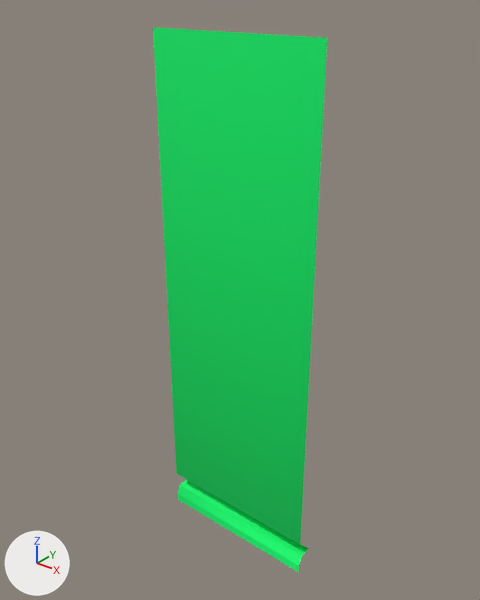
Two versions of the FBX model Project Peter's Band UE4/Content/BaseModels/3x9m_straightwall.FBX, one commit apart.
One viewpoint serves both versions: a camera (50 mm lens) standing at (6.09, -7.59, 5.16) and looking at (-0.1, 0.15, 0.36). The lights are fixed; the arrows at lower left show +X, +Y and +Z.

Names of what the first picture shows: '3x9m_Straight'.
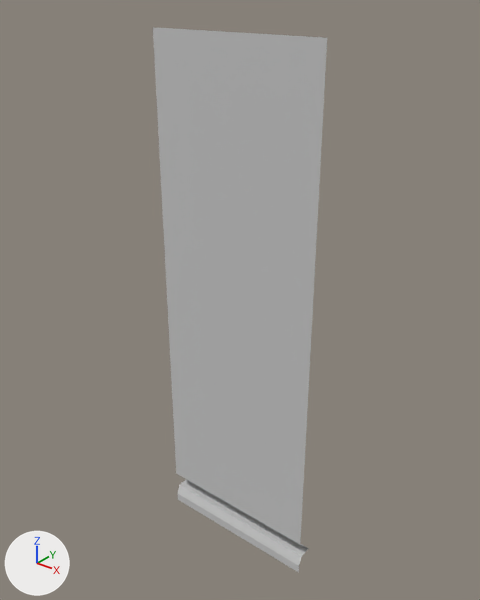
Pixel boxes [x1, y1, x2, y2] of what changed, in the pictures (480 x 600 px):
'3x9m_Straight', recoloured, shading changed (green to grey): [153, 27, 327, 572] in both

The change, as a diff of the scene's bpy script:
```diff
--- a/Project Peter's Band UE4/Content/BaseModels/3x9m_straightwall.FBX.py
+++ b/Project Peter's Band UE4/Content/BaseModels/3x9m_straightwall.FBX.py
@@ mat_done @@
 mat_done = principled_material('Done')
-mat_done.base_color = (0.0, 1.0, 0.165)  # green #00ff71
+mat_done.base_color = (0.588, 0.588, 0.588)  # light grey #cacaca
 mat_done.roughness = 0.859
@@ me_mesh @@
 me_mesh.from_pydata(...)  # 12 vertices, 5 faces; spans x -59.0..59.0, y -177.0..177.0, z -6.0..6.0
 # used by ob_3x9m_straight; location = (0.0, 0.0, 0.0); rotation_euler = (-1.571, 0.0, 0.0), in degrees (-90, 0, 0); scale = (-0.0254, -0.0254, -0.0254)
+# me_mesh part 1: edges marked sharp go from 4 to 0
 me_mesh.materials.append(mat_done)
```
